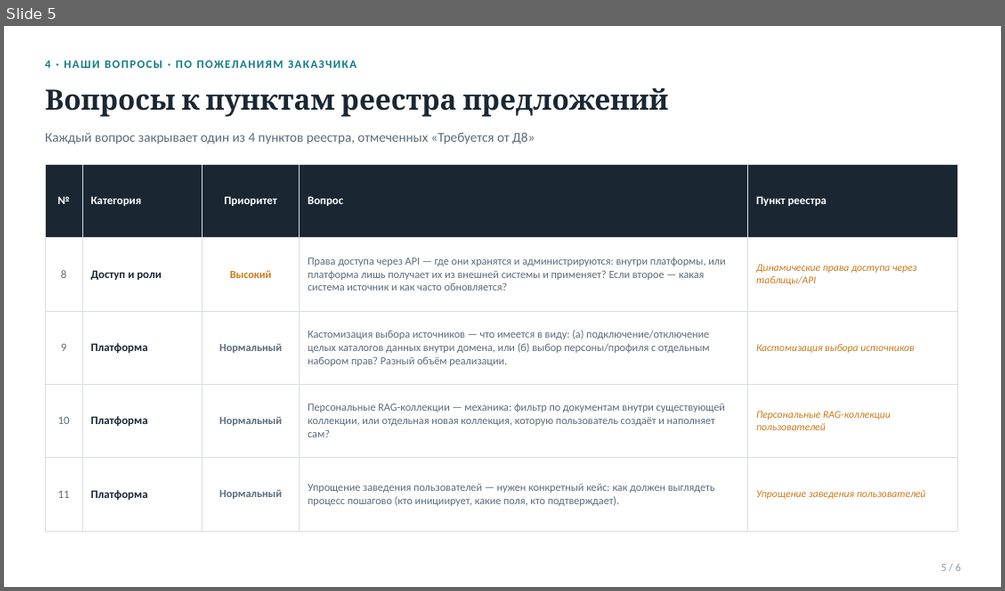
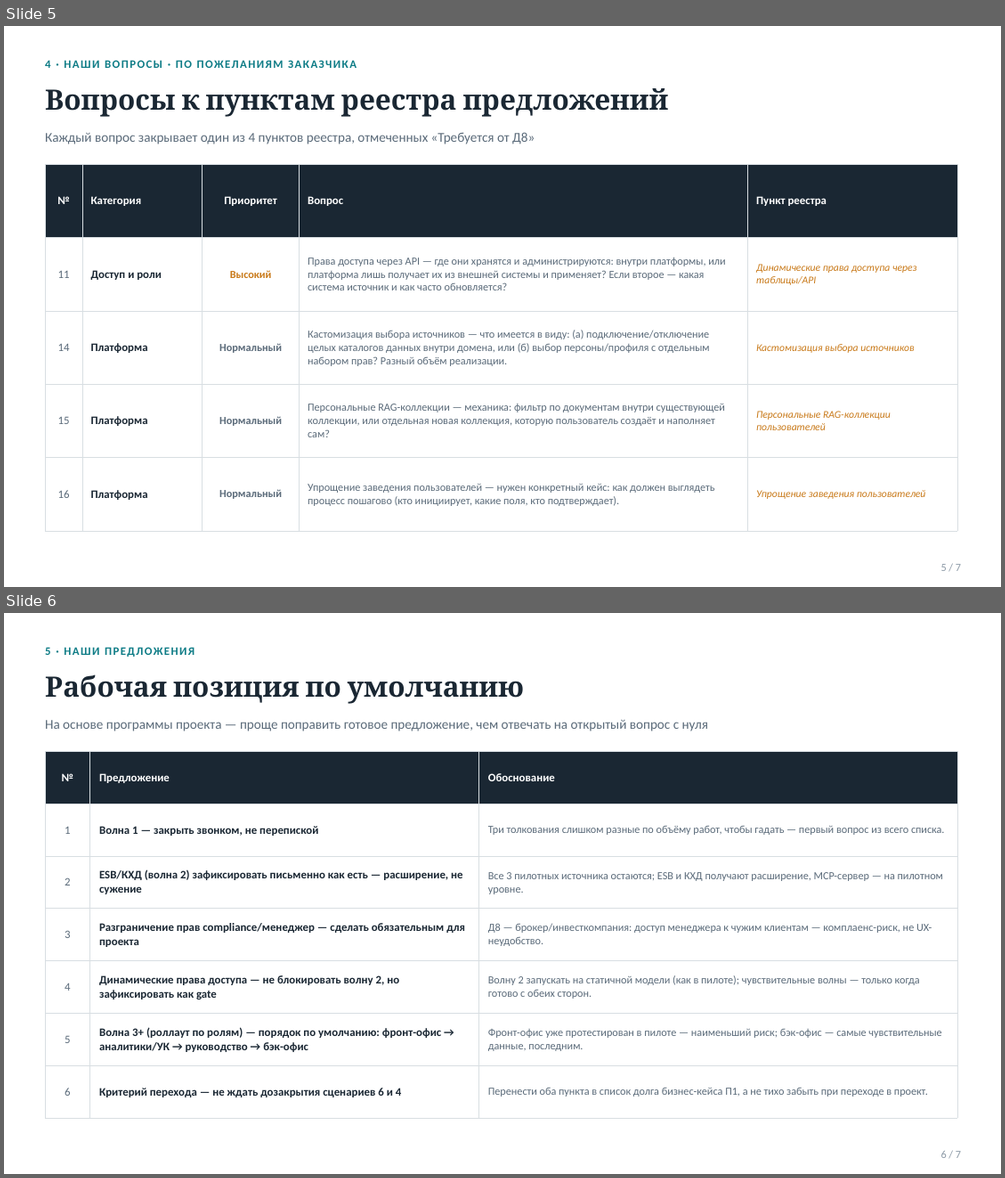
Before and after one commit to vladilslavandrosov-prog/job-RAG, a slide deck: docs/presentations/case-27-proekt-d8-skoup-i-voprosy.pptx. Shown one above the other, each under a label of ours: slide 5 before the commit, slides 5 and 6 after it. The pictures are 1005x591 and 1005x1178 pixels, drawn with LibreOffice and Linux fonts; fonts in the diff are those of the drawing. Boxes give left, top, right and bottom in pixels: in the first picture for what was removed or moved away, otherwise in the second. Text is boxed around its words. In the diff, an @@ line names an element or a change of style, - is before the commit and + after.

```diff
--- a/docs/presentations/case-27-proekt-d8-skoup-i-voprosy.pptx
+++ b/docs/presentations/case-27-proekt-d8-skoup-i-voprosy.pptx
@@ slide 6 added at (x1=4, y1=613, x2=1001, y2=1174), background #FFFFFF @@
@@ text added at (x1=45, y1=647, x2=50, y2=655), 11 pt, text #0E7C86, bold @@
+5 · НАШИ ПРЕДЛОЖЕНИЯ
@@ text added at (x1=45, y1=674, x2=524, y2=704), 27 pt, text #1A2733, bold @@
+Рабочая позиция по умолчанию
@@ text added at (x1=45, y1=720, x2=708, y2=731), 13 pt, text #5B6B7A @@
+На основе программы проекта — проще поправить готовое предложение, чем отвечать на открытый вопрос с нуля
@@ table added at (x1=45, y1=751, x2=957, y2=1118), 7 rows, 3 columns @@
+№ | Предложение | Обоснование
+1 | Волна 1 — закрыть звонком, не перепиской | Три толкования слишком разные по объёму работ, чтобы гадать — первый вопрос из всего списка.
+2 | ESB/КХД (волна 2) зафиксировать письменно как есть — расширение, не сужение | Все 3 пилотных источника остаются; ESB и КХД получают расширение, MCP-сервер — на пилотном уровне.
+3 | Разграничение прав compliance/менеджер — сделать обязательным для проекта | Д8 — брокер/инвесткомпания: доступ менеджера к чужим клиентам — комплаенс-риск, не UX-неудобство.
+4 | Динамические права доступа — не блокировать волну 2, но зафиксировать как gate | Волну 2 запускать на статичной модели (как в пилоте); чувствительные волны — только когда готово с обеих сторон.
+5 | Волна 3+ (роллаут по ролям) — порядок по умолчанию: фронт-офис → аналитики/УК → руководство → бэк-офис | Фронт-офис уже протестирован в пилоте — наименьший риск; бэк-офис — самые чувствительные данные, последним.
+6 | Критерий перехода — не ждать дозакрытия сценариев 6 и 4 | Перенести оба пункта в список долга бизнес-кейса П1, а не тихо забыть при переходе в проект.
@@ text added at (x1=941, y1=1151, x2=961, y2=1158), 10.5 pt, text #8C99A6 @@
+6 / 7
@@ slide 5 changed as well @@
@@ table at (x1=45, y1=164, x2=957, y2=531) @@
-row 2, column 1: 8
+row 2, column 1: 11
-row 3, column 1: 9
+row 3, column 1: 14
-row 4, column 1: 10
+row 4, column 1: 15
-row 5, column 1: 11
+row 5, column 1: 16
@@ text at (x1=941, y1=564, x2=961, y2=571): text changed @@
-5 / 6
+5 / 7
```
Also in this commit, not shown: 5 other slides changed, 3 other files.
